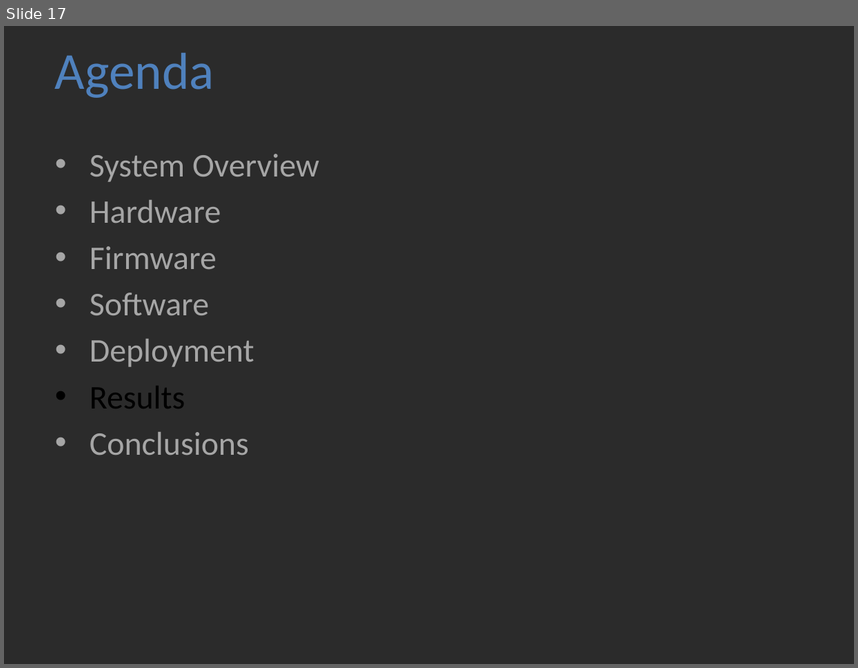
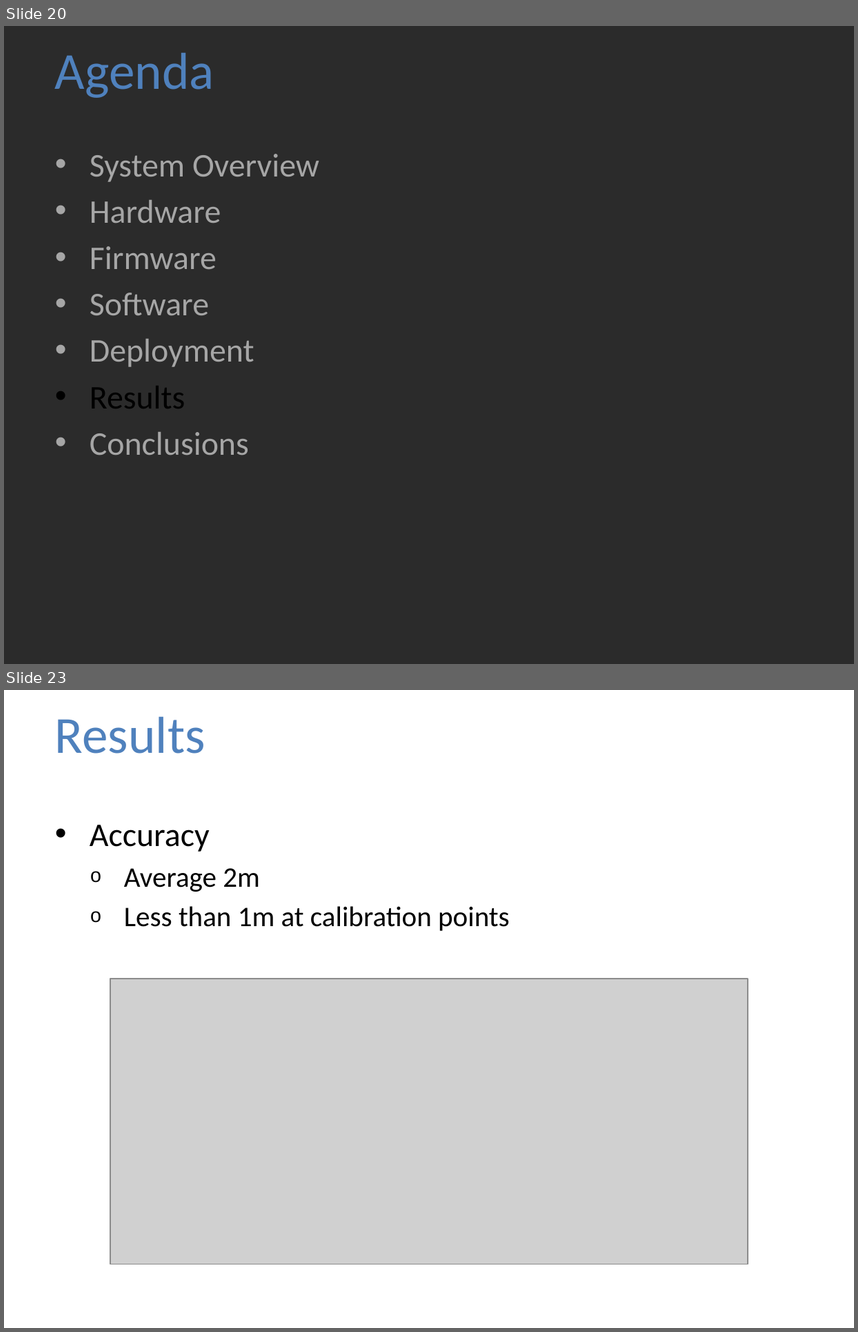
Before and after one commit to jolleekin/tiu-tracking, a slide deck: Docs/TIU_Tracking_Presentation_v1.pptx. Shown one above the other, each under a label of ours: slide 17 before the commit, slides 20 and 23 after it; the slides between them are not shown. The pictures are 858x668 and 858x1332 pixels, drawn with LibreOffice and Linux fonts; fonts in the diff are those of the drawing; grey boxes stand for pictures; background and template pictures are left out; a plain dark background stands for a picture behind light text. Boxes give left, top, right and bottom in pixels: in the first picture for what was removed or moved away, otherwise in the second. Text is boxed around its words. In the diff, an @@ line names an element or a change of style, - is before the commit and + after.

```diff
--- a/Docs/TIU_Tracking_Presentation_v1.pptx
+++ b/Docs/TIU_Tracking_Presentation_v1.pptx
@@ slide 23 added at [4,690,854,1328], background picture (left out) @@
@@ title added at [55,716,205,753], 44 pt, text #4F81BD @@
+Results
@@ text added at [90,825,510,931], 24 pt, text #000000 @@
+• Accuracy
+  o Average 2m
+  o Less than 1m at calibration points
@@ picture added at [110,978,748,1264] @@
@@ what was slide 17 is now slide 20 @@
```
Also in this commit, not shown: 1 slide changed, 9 other slides added, 1 slide removed.
